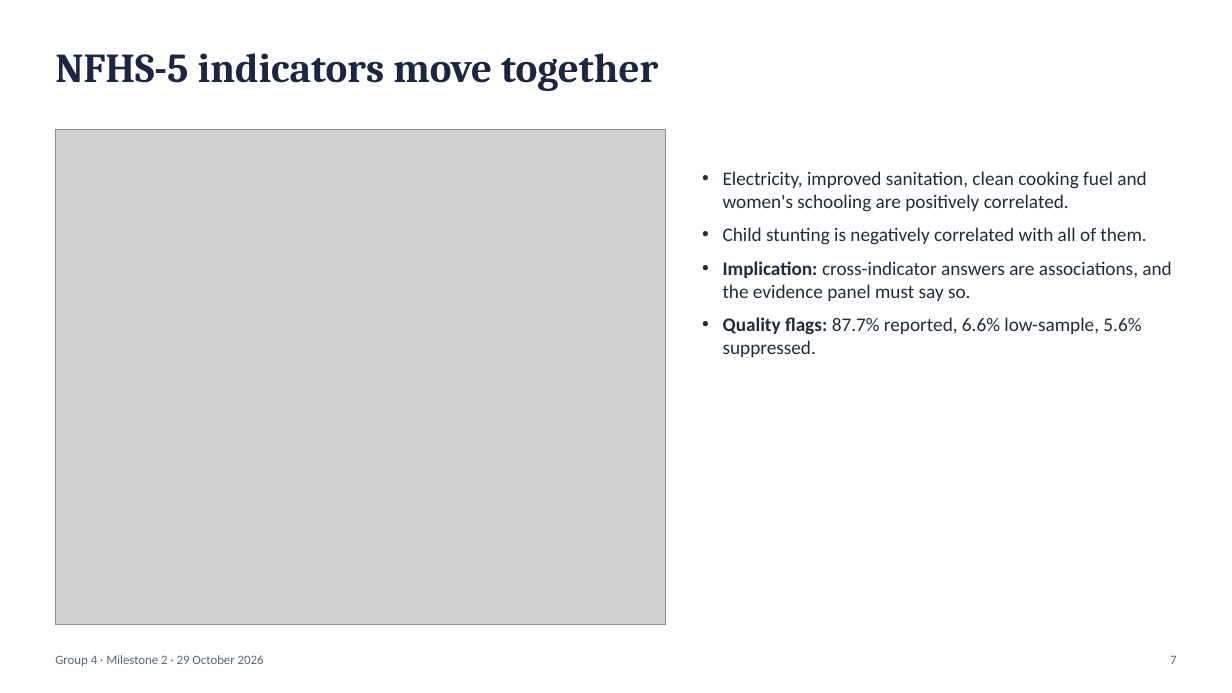
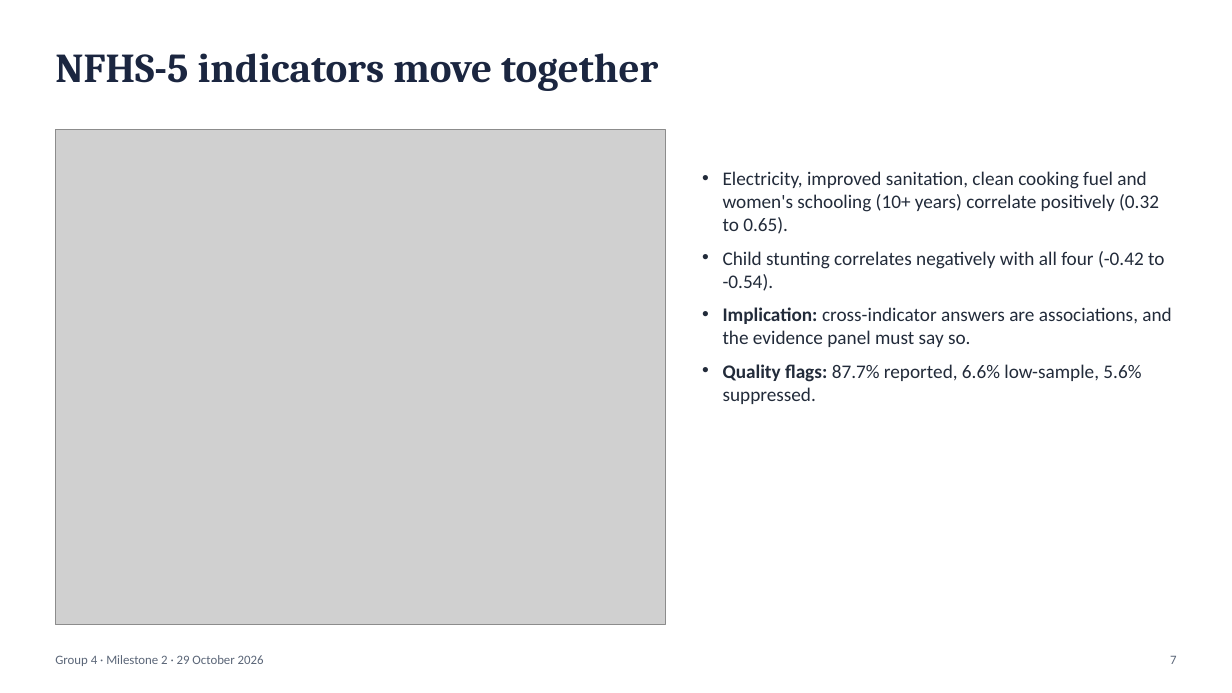
Before and after one commit to sathyaIITM/Group-4-DS-and-AI-Lab-Project, a slide deck: slide 7 of docs/Milestone2_TA_Presentation.pptx. Drawn at 1232x693 pixels with LibreOffice and Linux fonts; fonts in the diff are those of the drawing; grey boxes stand for pictures. Boxes give left, top, right and bottom in pixels: in the first picture for what was removed or moved away, otherwise in the second. Text is boxed around its words. In the diff, an @@ line names an element or a change of style, - is before the commit and + after.

```diff
--- a/docs/Milestone2_TA_Presentation.pptx
+++ b/docs/Milestone2_TA_Presentation.pptx
@@ text at box(723, 171, 1164, 291): text changed @@
-• Electricity, improved sanitation, clean cooking fuel and women's schooling are positively correlated.
-• Child stunting is negatively correlated with all of them.
+• Electricity, improved sanitation, clean cooking fuel and women's schooling (10+ years) correlate positively (0.32 to 0.65).
+• Child stunting correlates negatively with all four (-0.42 to -0.54).
```
Also in this commit, not shown: 8 other slides changed, 8 other files.
